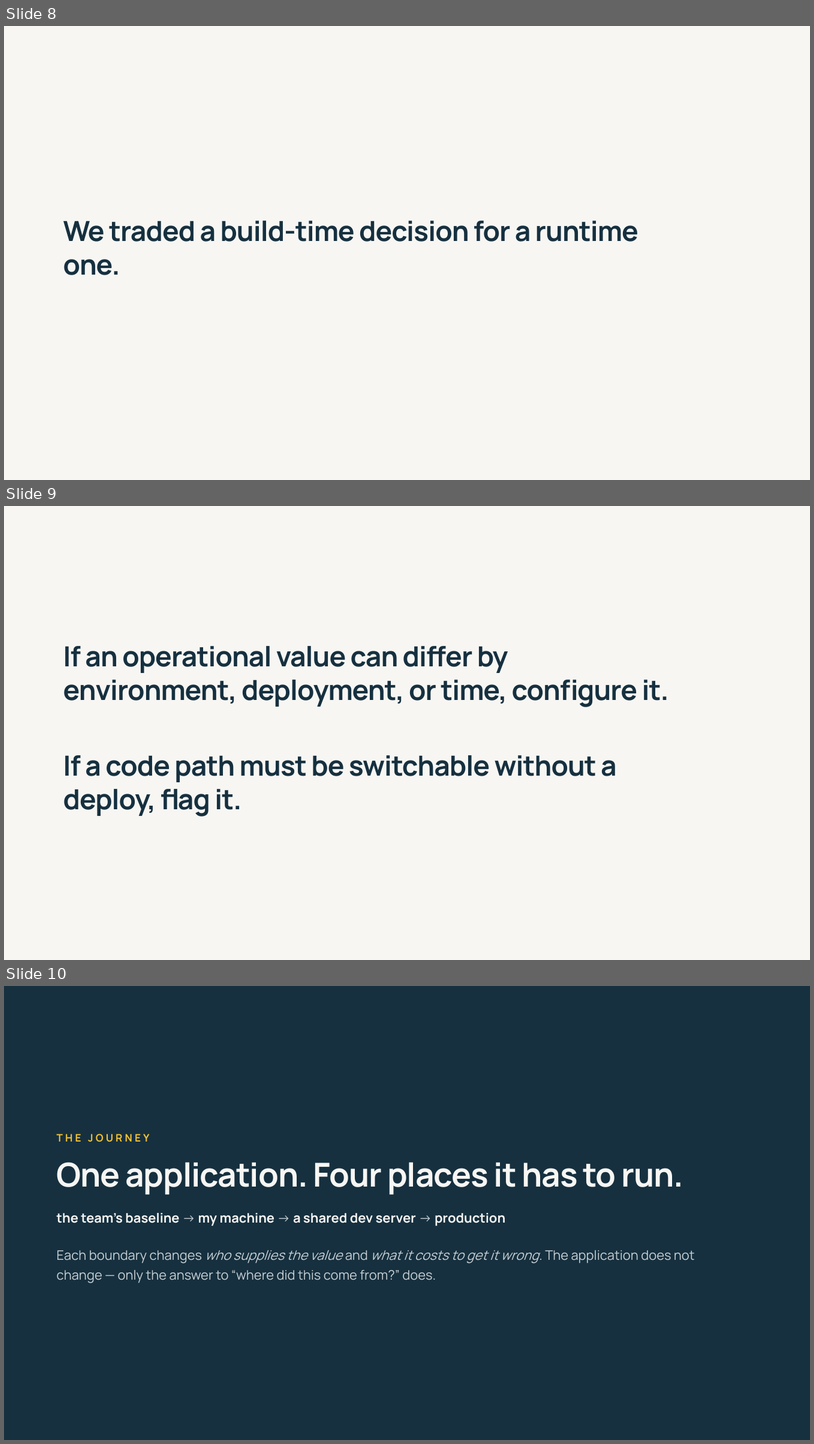
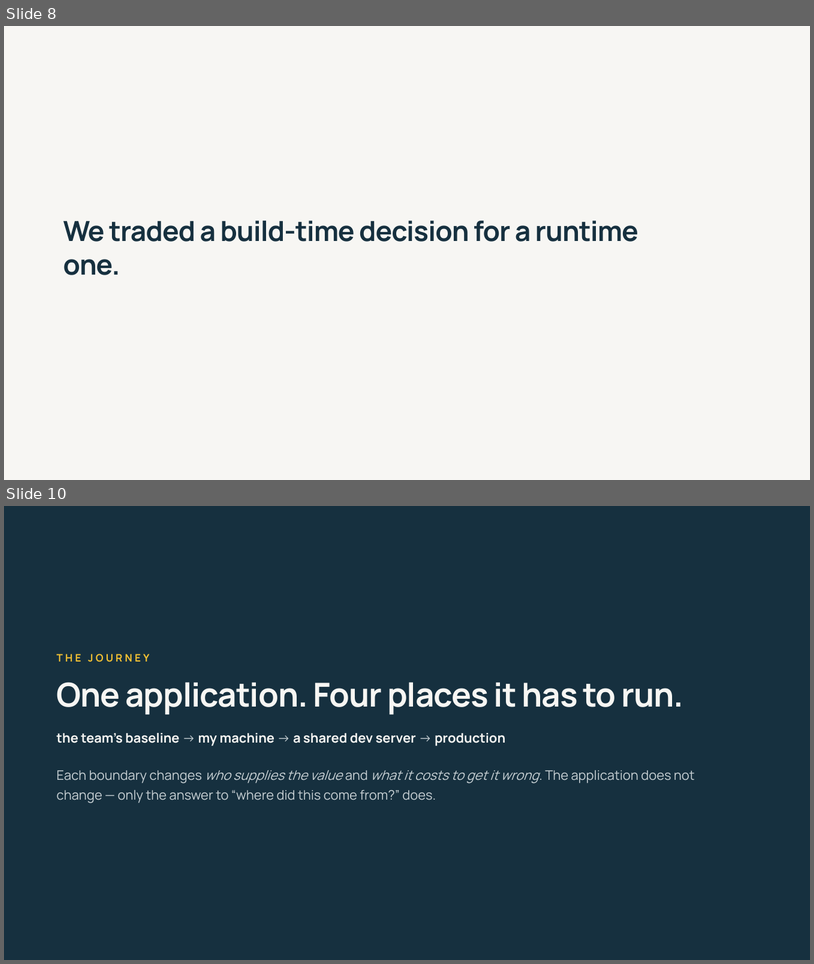
Before and after one commit to 1kevgriff/modern-dotnet-configuration, a slide deck: slides/modern-dotnet-configuration.pptx. Shown one above the other, each under a label of ours: slides 8, 9 and 10 before the commit, slides 8 and 10 after it; the slides between them are not shown. The pictures are 814x1444 and 814x964 pixels, drawn with LibreOffice and Linux fonts; fonts in the diff are those of the drawing. Boxes give left, top, right and bottom in pixels: in the first picture for what was removed or moved away, otherwise in the second. Text is boxed around its words. In the diff, an @@ line names an element or a change of style, - is before the commit and + after.

```diff
--- a/slides/modern-dotnet-configuration.pptx
+++ b/slides/modern-dotnet-configuration.pptx
@@ slide 9 removed at [4,506,810,960], background #FFFFFF @@
@@ rectangle removed at [4,506,810,960] @@
@@ text removed at [63,646,669,707] @@
-If an operational value can differ by environment, deployment, or time, configure it.
@@ text removed at [63,755,617,816] @@
-If a code path must be switchable without a deploy, flag it.
```
Also in this commit, not shown: 10 slides changed, 3 slides added, 2 other slides removed, 5 other files.
